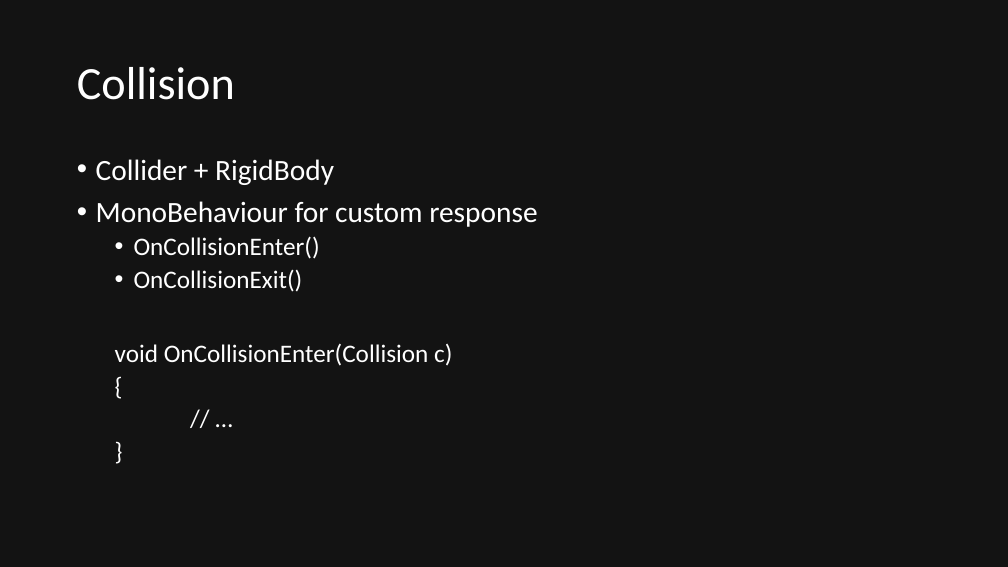
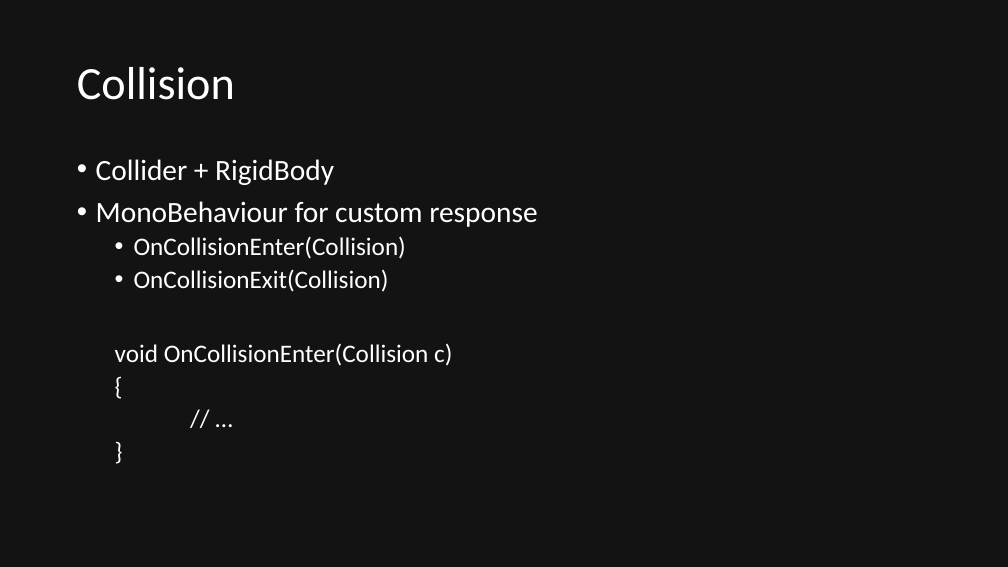
Before and after one commit to quandtm/UnitySTWorkshop, a slide deck: slide 27 of ST_Unity_101.pptx. Drawn at 1008x567 pixels with LibreOffice and Linux fonts; fonts in the diff are those of the drawing. Boxes give left, top, right and bottom in pixels: in the first picture for what was removed or moved away, otherwise in the second. Text is boxed around its words. In the diff, an @@ line names an element or a change of style, - is before the commit and + after.

```diff
--- a/ST_Unity_101.pptx
+++ b/ST_Unity_101.pptx
@@ text at <box>134,236,406,292</box>: text changed @@
-  • OnCollisionEnter()
-  • OnCollisionExit()
+  • OnCollisionEnter(Collision)
+  • OnCollisionExit(Collision)
```
Also in this commit, not shown: 2 other slides changed, 4 slides added, 18 other files.
